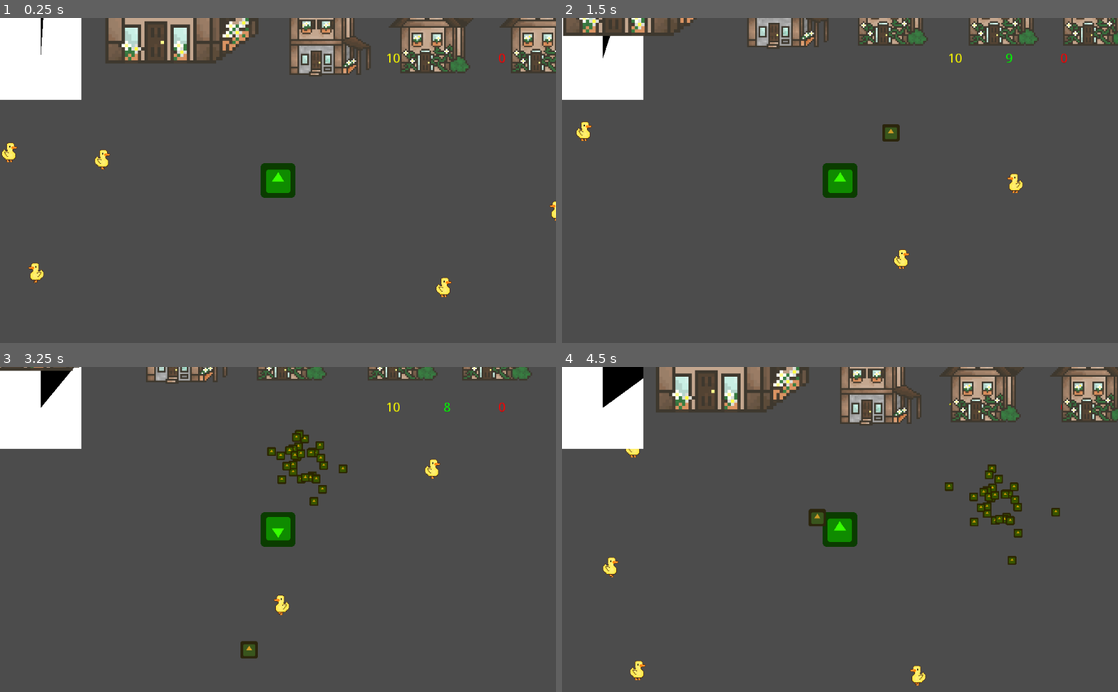
Above: before the commit, frames 1-4 (two rows, left to right).
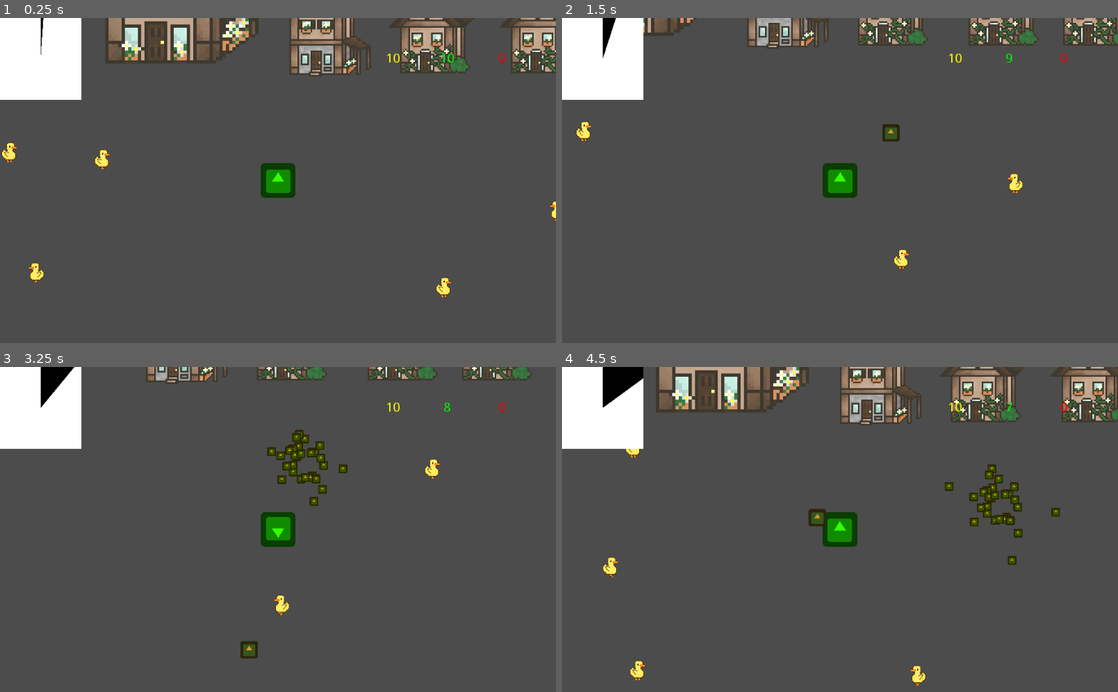
Above: after the commit, the same moments.

Repository: ygda-org/duckin
Game: Godot game, scene res://scenes/game/game_scene.tscn
Same seed, same stepped clock (60 frames per second), same inputs: the game is played once before the commit and once after it. The engine's default icon, where the game draws it, is replaced by a stand-in: a white triangle on a blue panel in a dark square.
Inputs (mouse positions are in pixels of both pictures, inside the frame that each line leads up to):
- Up to frame 1 (0.25 s): no input
- Up to frame 2 (1.5 s): move the mouse to (962, 164) at 0.52 s; hold D (move_right) 0.53-1.28 s; click (962, 164) at 0.6 s; tap R (switch, bound only after the commit) at 0.8, 1.35 s; move the mouse to (728, 196) at 1.27 s; hold S (move_backwards) from 1.28 s (still down)
- Up to frame 3 (3.25 s): click (166, 545) at 1.55 s; move the mouse to (333, 458) at 2.02 s; release S (move_backwards) at 2.03 s; hold D (move_right) 2.03-2.78 s; tap E (interact) at 2.1 s; tap R (switch, bound only after the commit) at 2.3 s; move the mouse to (250, 594) at 2.77 s; hold W (move_forwards) from 2.78 s (still down); click (250, 594) at 2.85 s
- Up to frame 4 (4.5 s): move the mouse to (1006, 578) at 3.52 s; release W (move_forwards) at 3.53 s; hold A (move_left) from 3.53 s (still down); tap R (switch, bound only after the commit) at 3.6 s; move the mouse to (673, 480) at 4.27 s; click (673, 480) at 4.35 s

The runs differ from the first frame. In frame 1, less than 0.1% of the frame differs, in the area x 79-82%, y 10-14%; in frame 2, 0.8%, in the area x 0-15%, y 0-6%; in frame 3, 0.2%; in frame 4, less than 0.1%.

Commit message:
Duck Type Data Structure

Diff:
--- a/project.godot
+++ b/project.godot
@@ -101,6 +101,12 @@
 "events": [ Object(InputEventMouseButton,"resource_local_to_scene":false,"resource_name":"","device":0,"alt":false,"shi …(212 unchanged characters)…
  ]
 }
+switch={
+"deadzone": 0.5,
+"events": [ Object(InputEventKey,"resource_local_to_scene":false,"resource_name":"","device":0,"alt":false,"shift":false,"control":false,"meta":false,"command":false,"pressed":false,"scancode":0,"physical_scancode":82,"unicode":0,"echo":false,"script":null)
+, Object(InputEventKey,"resource_local_to_scene":false,"resource_name":"","device":0,"alt":false,"shift":false,"control":false,"meta":false,"command":false,"pressed":false,"scancode":82,"physical_scancode":0,"unicode":0,"echo":false,"script":null)
+ ]
+}
 
 [physics]
 
--- a/scenes/game/game_scene.gd
+++ b/scenes/game/game_scene.gd
@@ -12,7 +12,7 @@
 func change_scenes():
 	var curr = get_child(0)
 	var player = get_player(curr)
-	var player_data = {"Food": player.food_count, "Money": player.money, "Ducks": player.duck_count}
+	var player_data = {"Food": player.food_count, "Money": player.money, "Ducks": player.duck_count, "Inventory": player.duck_inventory}
 
 	var scene = curr
 	if curr.name == attack_name:
@@ -32,6 +32,7 @@
 	player.food_count = player_data["Food"]
 	player.money = player_data["Money"]
 	player.duck_count = player_data["Ducks"]
+	player.duck_inventory = player_data["Inventory"]
 	add_child(scene)
 
 func get_player(phase):
--- a/scenes/player/duck_food.gd
+++ b/scenes/player/duck_food.gd
@@ -33,5 +33,6 @@
 	if "player" in body.name: #collection!
 		body.addDucks(len(ducks))
 		for duck in ducks:
-			duck.queue_free()
+			if duck != null:
+				duck.queue_free()
 		ducks = []
--- a/scenes/player/player.gd
+++ b/scenes/player/player.gd
@@ -12,22 +12,33 @@
 export var is_active = true
 export var is_attacking = false
 export var can_attack = false
+var duck_types = ["Duck0", "Duck1"]
+var duck_inventory = [0]
+var default_duck = 0
+
+func _ready():
+	duck_inventory = []
+	for i in range(duck_types.size()):
+		duck_inventory.append(0)
 
 func _physics_process(delta):
-	if !is_active:
-		return
-
 	update_ui()
 
-	if is_attacking:
-		if Input.is_action_just_pressed("ui_left_click"):
-			throw_duck()
-		return
+	if is_active:
+		if is_attacking:
+			if Input.is_action_just_pressed("ui_left_click"):
+				throw_duck()
+			return
 
-	player_movement()
-	if can_throw and food_count > 0 and Input.is_action_just_pressed("ui_left_click"):
-		throw_food()
-		change_food(-1)
+		player_movement()
+		if can_throw and food_count > 0 and Input.is_action_just_pressed("ui_left_click"):
+			throw_food()
+			change_food(-1)
+
+	if Input.is_action_just_pressed("switch"):
+		print("from: " + String(duck_types[default_duck]) + ": " + String(duck_inventory[default_duck]))
+		default_duck = (default_duck + 1) % duck_inventory.size()
+		print("to: " + String(duck_types[default_duck]) + ": " + String(duck_inventory[default_duck]))
 
 	#test buying food
 	#if Input.is_action_just_pressed("ui_up"):
@@ -92,6 +103,12 @@
 
 func addDucks(duckNum): # Called in duck_food.gd to add ducks to the players duck count on collection
 	duck_count += duckNum
+	duck_inventory[0] += duckNum
+
+func addTypeDucks(duckNum, duckType):
+	duck_count += duckNum
+	var i = duck_types.find(duckType)
+	duck_inventory[i] += duckNum
 
 func change_food(change): # Call with positive value to add food, negative value to remove food.
 	food_count += change
--- a/scenes/recruit_phase/Recruit_Scene.tscn
+++ b/scenes/recruit_phase/Recruit_Scene.tscn
@@ -6,13 +6,13 @@
 
 [node name="RecruitScene" type="Node2D"]
 
-[node name="DuckSpawner" type="Node2D" parent="."]
-script = ExtResource( 2 )
-
-[node name="player" parent="." instance=ExtResource( 1 )]
-
 [node name="TileMap" type="TileMap" parent="."]
 scale = Vector2( 3, 3 )
 tile_set = ExtResource( 3 )
 format = 1
 tile_data = PoolIntArray( -131074, 13, 0, -131072, 12, 0, -131071, 1, 0, -131070, 2, 0, -131069, 3, 0, -131068, 11, 0, -131067, 6, 0 )
+
+[node name="DuckSpawner" type="Node2D" parent="."]
+script = ExtResource( 2 )
+
+[node name="player" parent="." instance=ExtResource( 1 )]
